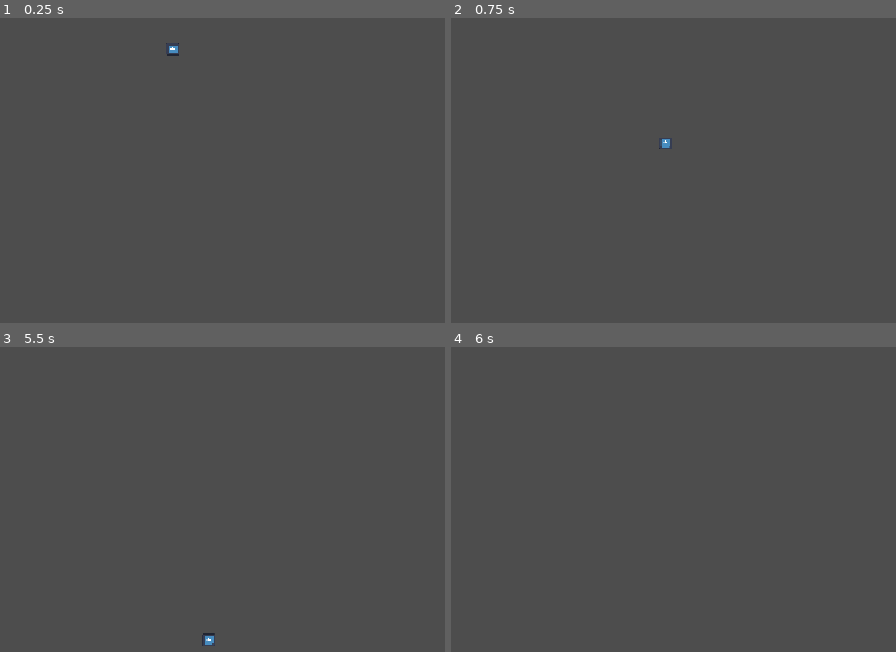
Above: before the commit, frames 1-4 (two rows, left to right).
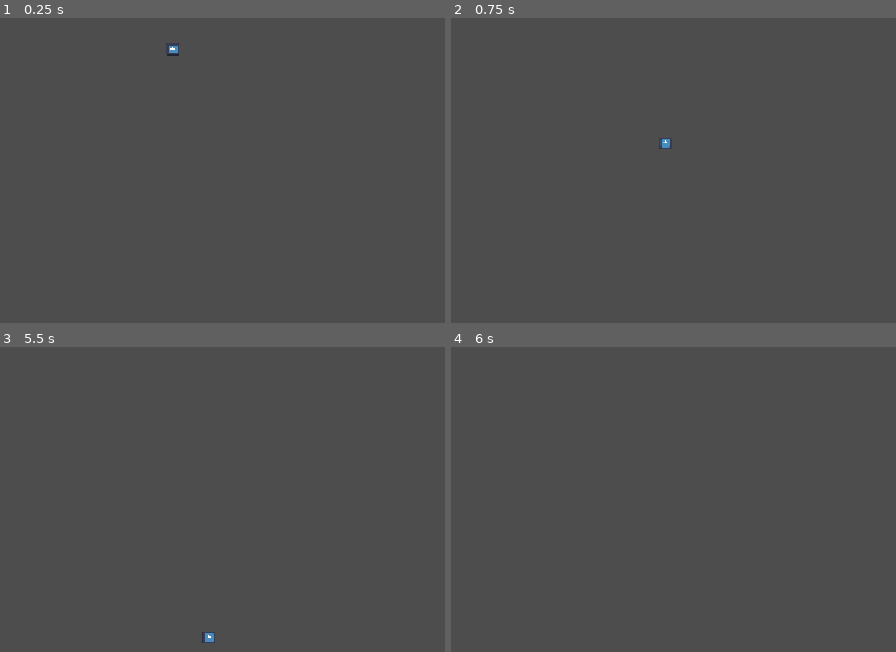
Above: after the commit, the same moments.

Repository: PaxtonSage/grounds
Game: Godot game, scene res://scenes/worlds/environment_test.tscn
The game is run twice, just before and just after one commit, with the same random seed, the same clock (stepped at 60 frames per second) and the same inputs. This scene is started directly instead of the project's main scene. The engine's default icon, where the game draws it, is replaced by a stand-in: a white triangle on a blue panel in a dark square.
Inputs (mouse positions are in pixels of both pictures, inside the frame that each line leads up to):
- Up to frame 1 (0.25 s): no input
- Up to frame 2 (0.75 s): tap Enter (ui_accept) at 0.5 s; move the mouse to (646, 246) at 0.52 s; hold D (right) from 0.53 s (still down); hold Right mouse button (aim) from 0.53 s (still down)
- Up to frame 3 (5.5 s): tap Space (jump) at 0.77, 1.52, 3.02, 3.77, 4.52 s; click (195, 575) at 0.8 s; move the mouse to (outside the picture) at 1.27 s; release Right mouse button (aim) at 1.28 s; click (outside the picture) at 1.35 s; right-click (outside the picture) at 1.55 s; move the mouse to (outside the picture) at 2.02 s; release D (right) at 2.03 s; hold Right mouse button (aim) 2.03-2.78 s; hold A (left) 2.03-4.28 s; click (outside the picture) at 2.3 s; tap Enter (ui_accept) at 2.75, 3.5, 4.25 s; move the mouse to (275, 487) at 2.77 s; click (275, 487) at 2.85 s; right-click (275, 487) at 3.05 s; move the mouse to (120, 374) at 3.52 s; hold Right mouse button (aim) 3.53-4.28 s; click (120, 374) at 3.8 s; move the mouse to (413, 462) at 4.27 s; hold D (right) from 4.28 s (still down); click (413, 462) at 4.35 s; right-click (413, 462) at 4.55 s; move the mouse to (80, 508) at 5.02 s; hold Right mouse button (aim) from 5.03 s (still down); click (80, 508) at 5.3 s
- Up to frame 4 (6 s): keep holding D (right); tap Enter (ui_accept) at 5.75 s; move the mouse to (766, 386) at 5.77 s; release Right mouse button (aim) at 5.78 s; click (766, 386) at 5.85 s

Frames 1-2 are identical in both runs. In frame 3, less than 0.1% of the frame differs, in the area x 45-49%, y 93-99%; in frame 4, nothing differs.

Commit message:
web yo
shi in balls

Diff:
--- a/scenes/worlds/world.tscn
+++ b/scenes/worlds/world.tscn
@@ -4,7 +4,7 @@
 [ext_resource type="PackedScene" uid="uid://by28t1gd7yedb" path="res://scenes/geometry/block.tscn" id="2_sqeqr"]
 
 [sub_resource type="RectangleShape2D" id="RectangleShape2D_jk7c4"]
-size = Vector2(260, 57)
+size = Vector2(296, 74.5)
 
 [node name="world" type="Node2D" unique_id=201552216]
 
@@ -52,9 +52,18 @@
 scale = Vector2(1, 8.588583)
 
 [node name="RigidBody2D" type="RigidBody2D" parent="." unique_id=2098759725]
+position = Vector2(-249, 27)
+gravity_scale = 0.0
 
 [node name="CollisionShape2D" type="CollisionShape2D" parent="RigidBody2D" unique_id=396726401]
-position = Vector2(-215, -8)
+shape = SubResource("RectangleShape2D_jk7c4")
+
+[node name="RigidBody2D2" type="RigidBody2D" parent="." unique_id=682030197]
+position = Vector2(-253, -109)
+mass = 0.011
+
+[node name="CollisionShape2D" type="CollisionShape2D" parent="RigidBody2D2" unique_id=99432966]
+scale = Vector2(0.2155319, 1.5434793)
 shape = SubResource("RectangleShape2D_jk7c4")
 
 [editable path="player"]
--- a/scripts/spider_player.gd
+++ b/scripts/spider_player.gd
@@ -44,6 +44,9 @@
 		web_length = global_position.distance_to(anchor)
 		print("yo im attached")
 
+	if Input.is_action_pressed("shoot") and Input.is_action_pressed("aim"):
+		web_length = web_length - 1.5
+
 	if Input.is_action_just_released("shoot"):
 		attached = false
 		print("let go ig")
